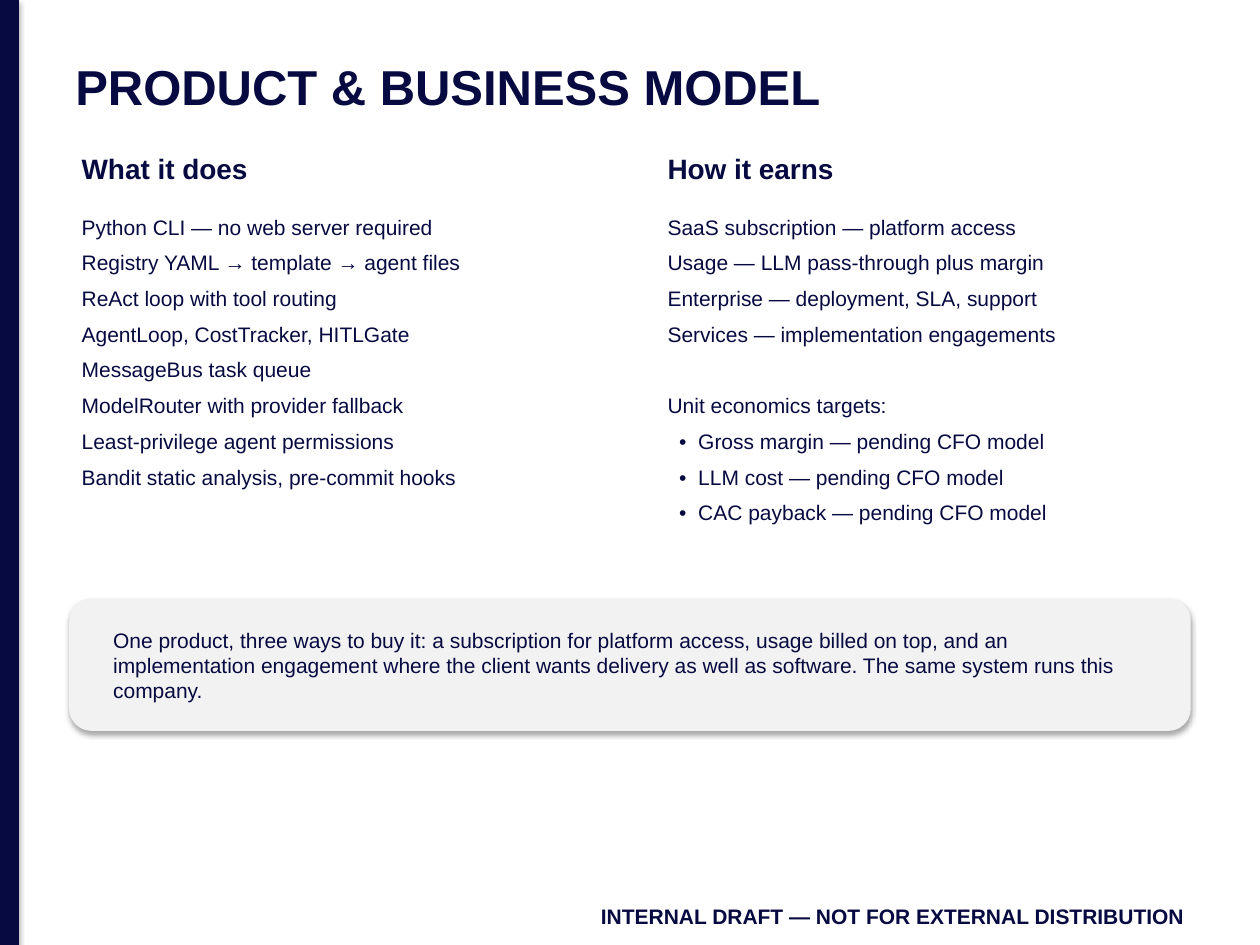
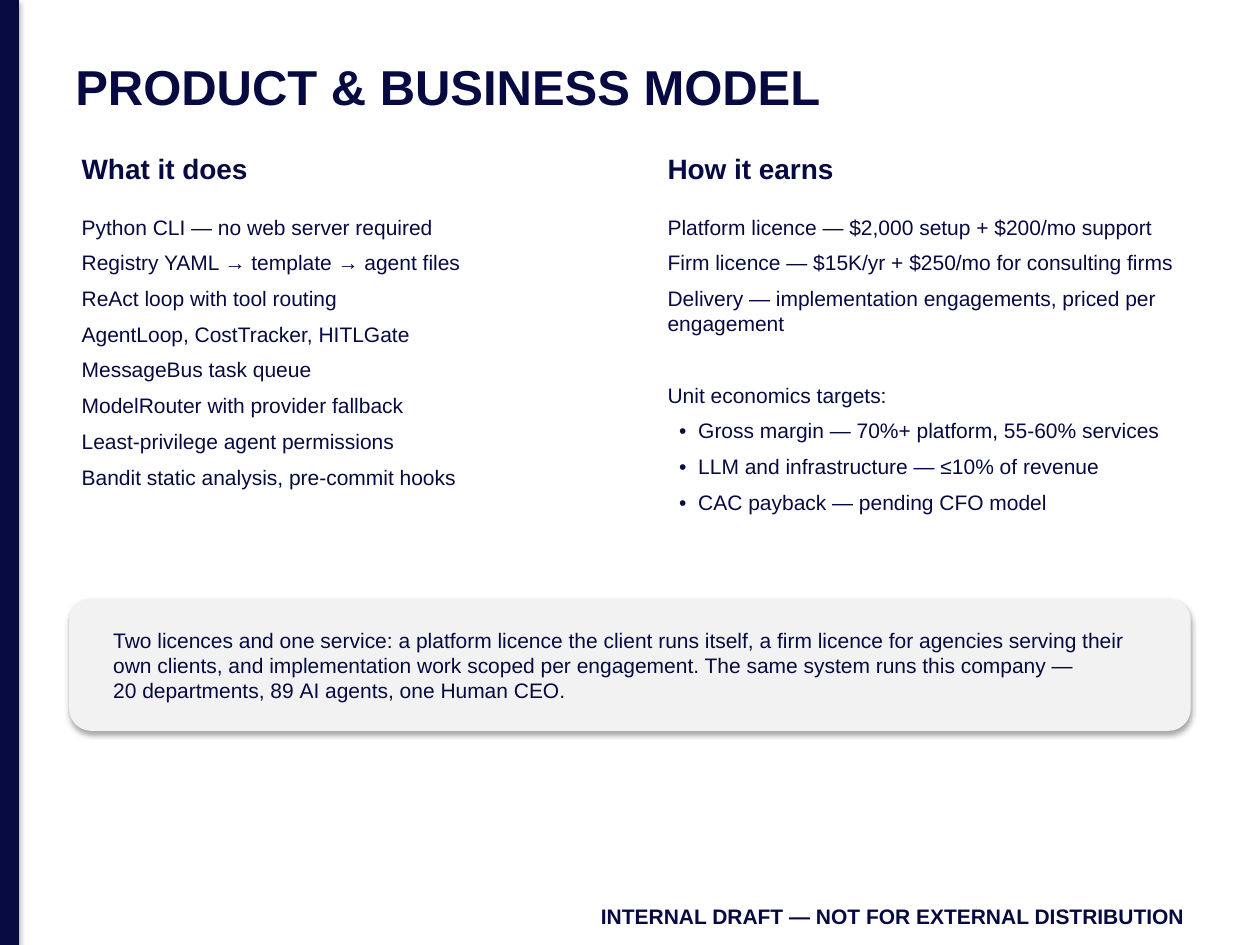
Before and after one commit to jmlusu/light-speed-holdings, a slide deck: slide 6 of static/brand/templates/pitch-deck.pptx. Drawn at 1260x945 pixels with LibreOffice and Linux fonts; fonts in the diff are those of the drawing. Boxes give left, top, right and bottom in pixels: in the first picture for what was removed or moved away, otherwise in the second. Text is boxed around its words. In the diff, an @@ line names an element or a change of style, - is before the commit and + after.

```diff
--- a/static/brand/templates/pitch-deck.pptx
+++ b/static/brand/templates/pitch-deck.pptx
@@ text at (x1=668, y1=219, x2=1172, y2=336): text changed @@
-SaaS subscription — platform access
-Usage — LLM pass-through plus margin
-Enterprise — deployment, SLA, support
-Services — implementation engagements
+Platform licence — $2,000 setup + $200/mo support
+Firm licence — $15K/yr + $250/mo for consulting firms
+Delivery — implementation engagements, priced per engagement
@@ text at (x1=698, y1=422, x2=1159, y2=475): text changed @@
-• Gross margin — pending CFO model
-• LLM cost — pending CFO model
+• Gross margin — 70%+ platform, 55-60% services
+• LLM and infrastructure — ≤10% of revenue
@@ text at (x1=113, y1=632, x2=1123, y2=703): text changed @@
-One product, three ways to buy it: a subscription for platform access, usage billed on top, and an implementation engagement where the client wants delivery as well as software. The same system runs this company.
+Two licences and one service: a platform licence the client runs itself, a firm licence for agencies serving their own clients, and implementation work scoped per engagement. The same system runs this company — 20 departments, 89 AI agents, one Human CEO.
```
Also in this commit, not shown: 3 other slides changed, 4 other files.
